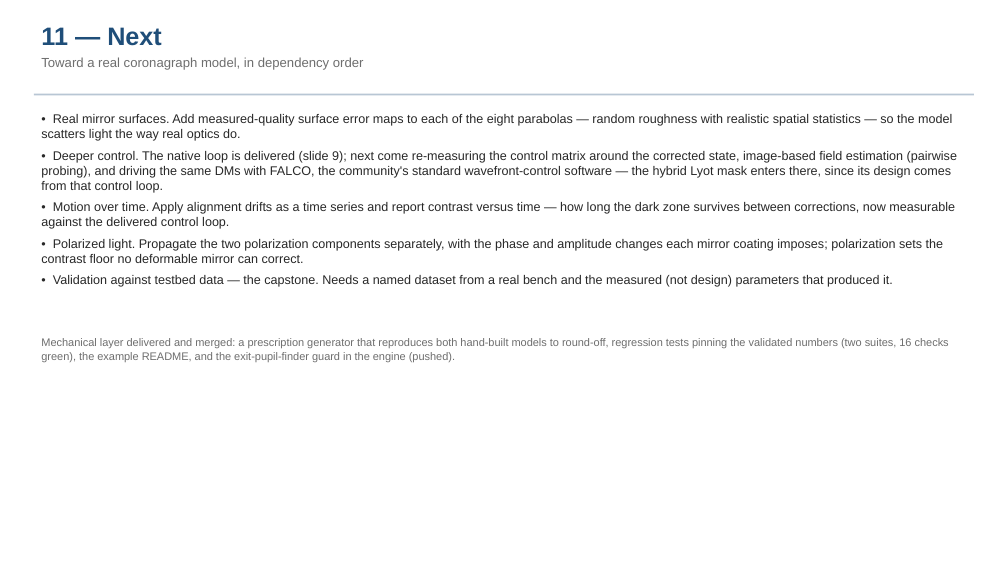
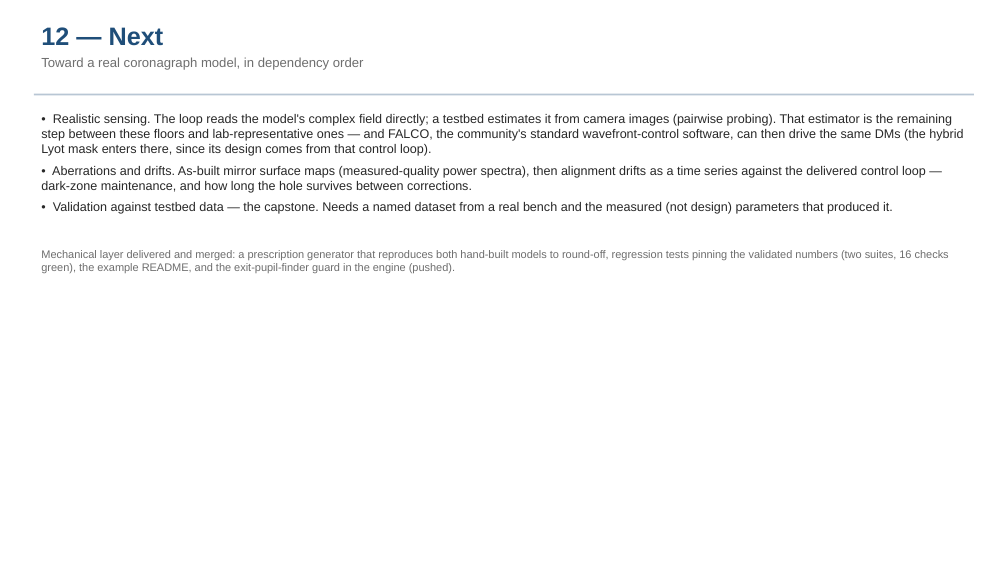
Before and after one commit to nasa-jpl/MACOS_resources, a slide deck: slide 13 of mmacos/templates/30_instruments/bench_ctb/deck_ctb.pptx (slide 12 before the commit). Drawn at 1008x567 pixels with LibreOffice and Linux fonts; fonts in the diff are those of the drawing. Boxes give left, top, right and bottom in pixels: in the first picture for what was removed or moved away, otherwise in the second. Text is boxed around its words. In the diff, an @@ line names an element or a change of style, - is before the commit and + after.

```diff
--- a/mmacos/templates/30_instruments/bench_ctb/deck_ctb.pptx
+++ b/mmacos/templates/30_instruments/bench_ctb/deck_ctb.pptx
@@ text at <box>41,27,164,46</box>: text changed @@
-11 — Next
+12 — Next
@@ text at <box>41,114,963,193</box>: text changed @@
-• Real mirror surfaces. Add measured-quality surface error maps to each of the eight parabolas — random roughness with realistic spatial statistics — so the model scatters light the way real optics do.
-• Deeper control. The native loop is delivered (slide 9); next come re-measuring the control matrix around the corrected state, image-based field estimation (pairwise probing), and driving the same DMs with FALCO, the community's standard wavefront-control software — the hybrid Lyot mask enters there, since its design comes from that control loop.
-• Motion over time. Apply alignment drifts as a time series and report contrast versus time — how long the dark zone survives between corrections, now measurable against the delivered control loop.
-• Polarized light. Propagate the two polarization components separately, with the phase and amplitude changes each mirror coating imposes; polarization sets the contrast floor no deformable mirror can correct.
+• Realistic sensing. The loop reads the model's complex field directly; a testbed estimates it from camera images (pairwise probing). That estimator is the remaining step between these floors and lab-representative ones — and FALCO, the community's standard wavefront-control software, can then drive the same DMs (the hybrid Lyot mask enters there, since its design comes from that control loop).
+• Aberrations and drifts. As-built mirror surface maps (measured-quality power spectra), then alignment drifts as a time series against the delivered control loop — dark-zone maintenance, and how long the hole survives between corrections.
@@ text "Mechanical layer delivered and merged: ...": place and size @@
-text "Mechanical layer delivered and merged: ..." at <box>41,338,949,362</box>
+text "Mechanical layer delivered and merged: ..." at <box>41,250,949,273</box>
```
Also in this commit, not shown: 1 other slide changed, 1 slide added, 8 other files.
